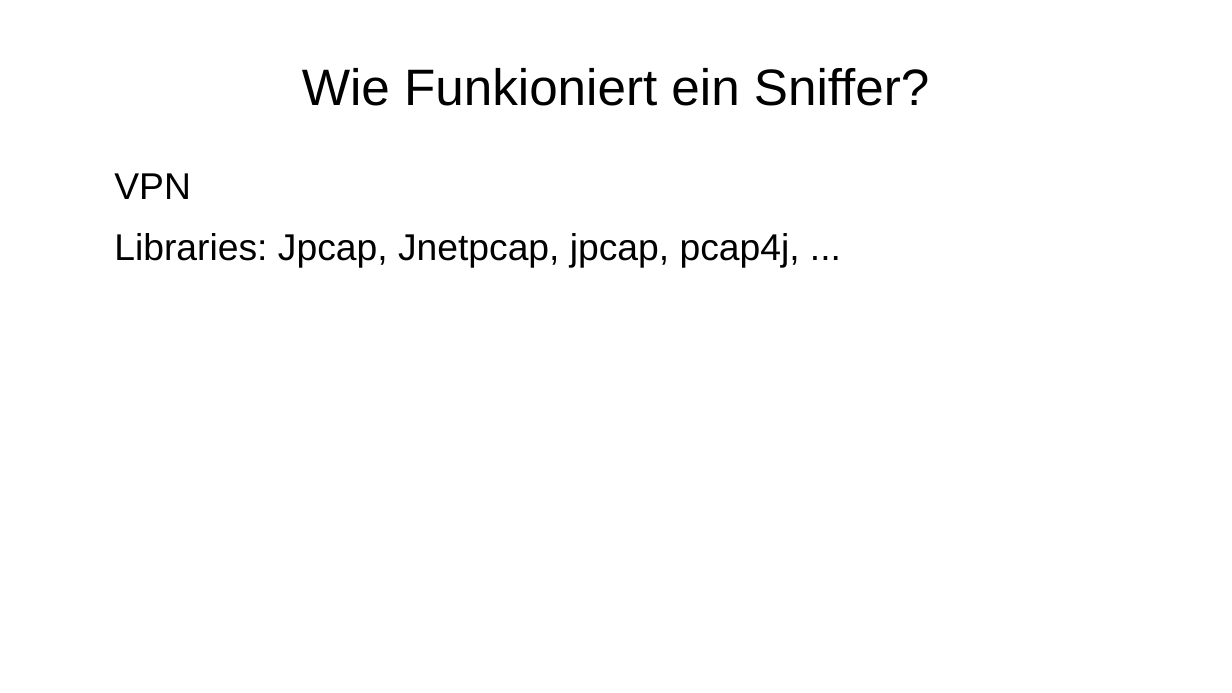
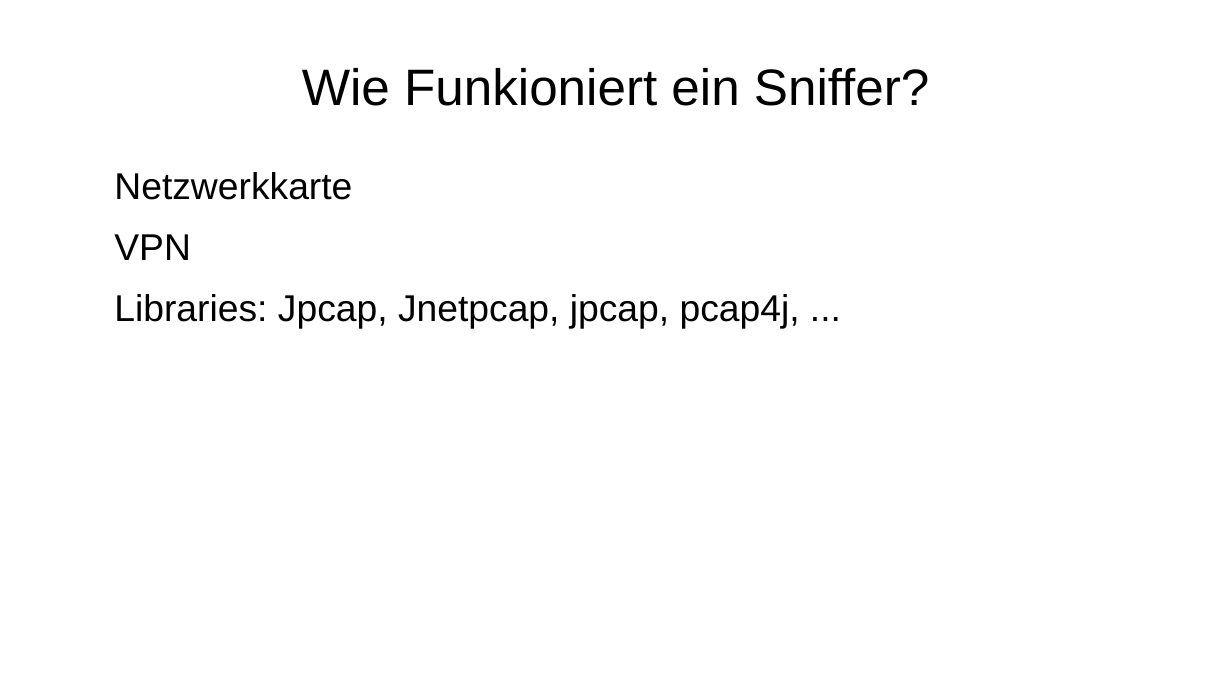
Before and after one commit to grigorypavlov/networkSniffer, a slide deck: slide 5 of presentation.odp. Drawn at 1232x693 pixels with LibreOffice and Linux fonts; fonts in the diff are those of the drawing; background and template pictures are left out. Boxes give left, top, right and bottom in pixels: in the first picture for what was removed or moved away, otherwise in the second. Text is boxed around its words. In the diff, an @@ line names an element or a change of style, - is before the commit and + after.

Commit message:
Fix

```diff
--- a/presentation.odp
+++ b/presentation.odp
@@ text at <box>114,172,352,200</box>: paragraph added @@
+● Netzwerkkarte
```
